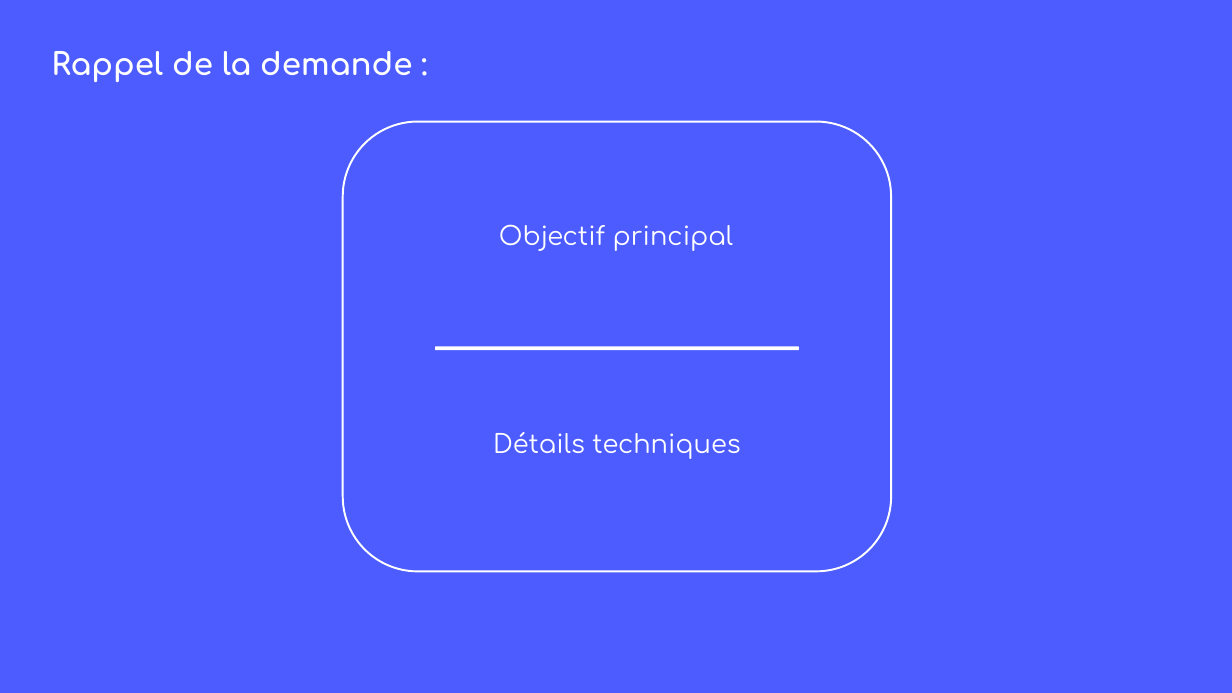
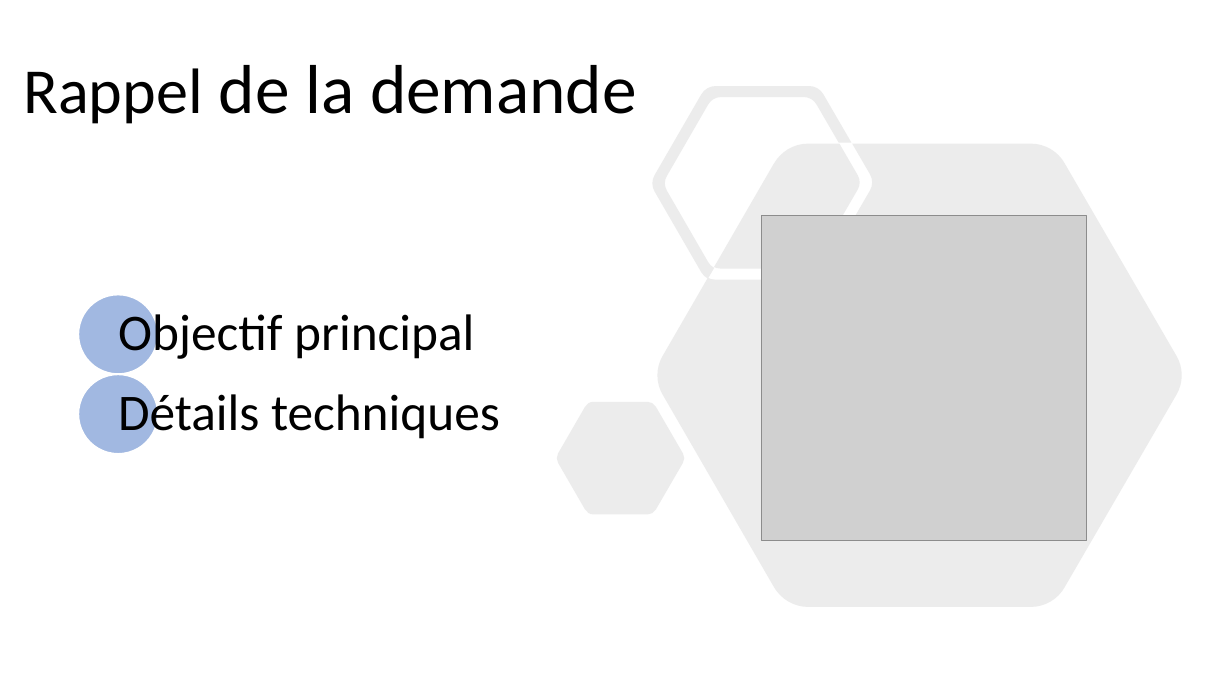
Before and after one commit to rharkor/second-tour, a slide deck: slide 3 of rendu/Réunion2/compte_rendu_presentation.pptx. Drawn at 1232x693 pixels with LibreOffice and Linux fonts; fonts in the diff are those of the drawing; grey boxes stand for pictures. Boxes give left, top, right and bottom in pixels: in the first picture for what was removed or moved away, otherwise in the second. Text is boxed around its words. In the diff, an @@ line names an element or a change of style, - is before the commit and + after.

```diff
--- a/rendu/Réunion2/compte_rendu_presentation.pptx
+++ b/rendu/Réunion2/compte_rendu_presentation.pptx
@@ background #4C5CFF to #FFFFFF @@
@@ text "Rappel de la demande" at (23, 65, 637, 124): vertical alignment top to bottom @@
@@ text at (23, 65, 637, 124): text changed; size 24 to 54 pt; font Comfortaa to Calibri; text colour #FFFFFF to #000000; bold off @@
-Rappel de la demande :
+Rappel de la demande
@@ freeform shape added at (557, 86, 1182, 607), fill #808080 at 15% opacity @@
@@ rounded rectangle removed at (343, 122, 892, 572) @@
@@ picture added at (762, 215, 1087, 541) @@
@@ ellipse added at (79, 295, 158, 374), fill #4472C4 at 50% opacity, outline #FFFFFF 1.5 pt @@
@@ text "Objectif principal" at (118, 308, 474, 363): size 20 to 40 pt, font Comfortaa to Calibri, text colour #FFFFFF to #000000; alignment centre to left; line spacing 1 to 0.9; more space between paragraphs @@
@@ text "Objectif principal": place and size @@
-text "Objectif principal" at (499, 224, 733, 251)
+text "Objectif principal" at (118, 308, 474, 363)
@@ rounded rectangle removed at (435, 347, 799, 350) @@
@@ ellipse added at (79, 374, 158, 454), fill #4472C4 at 50% opacity, outline #FFFFFF 1.5 pt @@
@@ text "Détails techniques": place and size @@
-text "Détails techniques" at (493, 432, 740, 459)
+text "Détails techniques" at (118, 388, 500, 443)
@@ text "Détails techniques" at (118, 388, 500, 443): size 20 to 40 pt, font Comfortaa to Calibri, text colour #FFFFFF to #000000; alignment centre to left; line spacing 1 to 0.9; more space between paragraphs @@
```
Also in this commit, not shown: 5 other slides changed, 4 other files.
